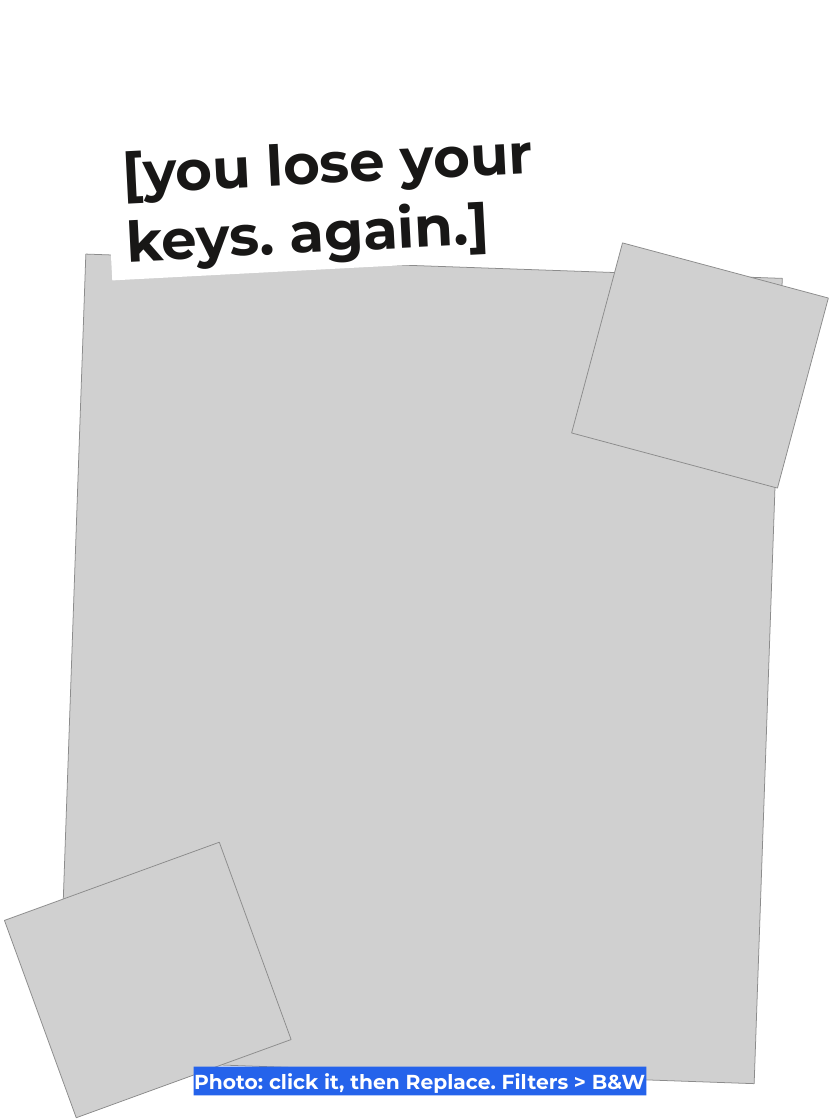
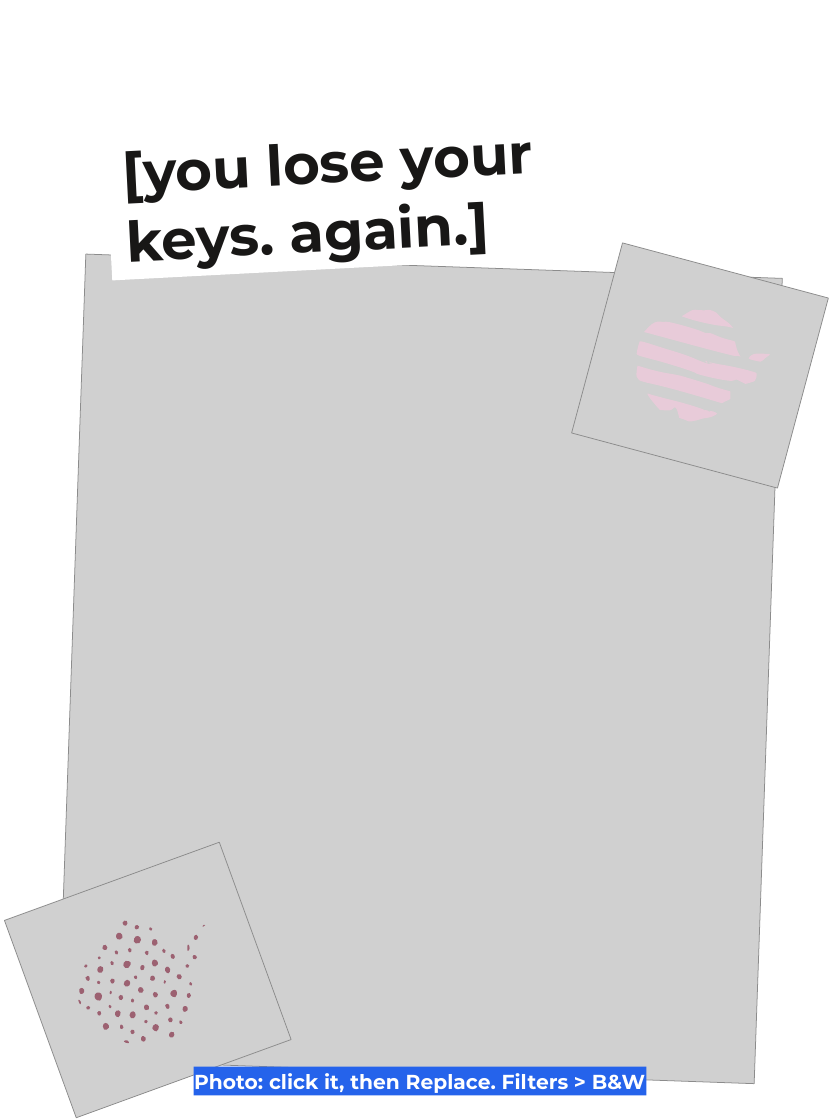
Before and after one commit to ScrollySocial/scrolly-engine, a slide deck: slide 3 of automation/reel-template-pack/09-who-its-for/carousel/Template 09 - Who its for - Carousel.pptx. Drawn at 840x1120 pixels with LibreOffice and Linux fonts; fonts in the diff are those of the drawing; grey boxes stand for pictures; background and template pictures are left out. Boxes give left, top, right and bottom in pixels: in the first picture for what was removed or moved away, otherwise in the second. Text is boxed around its words. In the diff, an @@ line names an element or a change of style, - is before the commit and + after.

```diff
--- a/automation/reel-template-pack/09-who-its-for/carousel/Template 09 - Who its for - Carousel.pptx
+++ b/automation/reel-template-pack/09-who-its-for/carousel/Template 09 - Who its for - Carousel.pptx
@@ freeform shape added at (x1=572, y1=243, x2=828, y2=489), fill #F9C9DF at 60% opacity @@
@@ picture at (x1=113, y1=309, x2=728, y2=1029): rotation 358 to 2 degrees @@
@@ freeform shape added at (x1=5, y1=842, x2=291, y2=1118), fill #7A1732 at 60% opacity @@
```
Also in this commit, not shown: 7 other slides changed, 23 other files.
